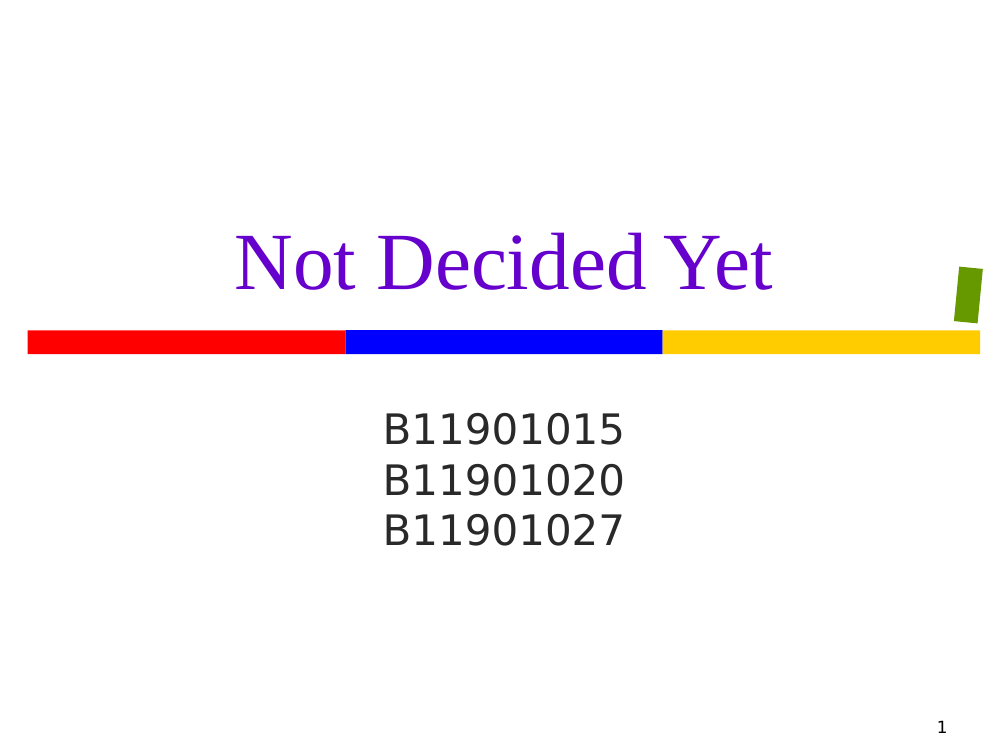
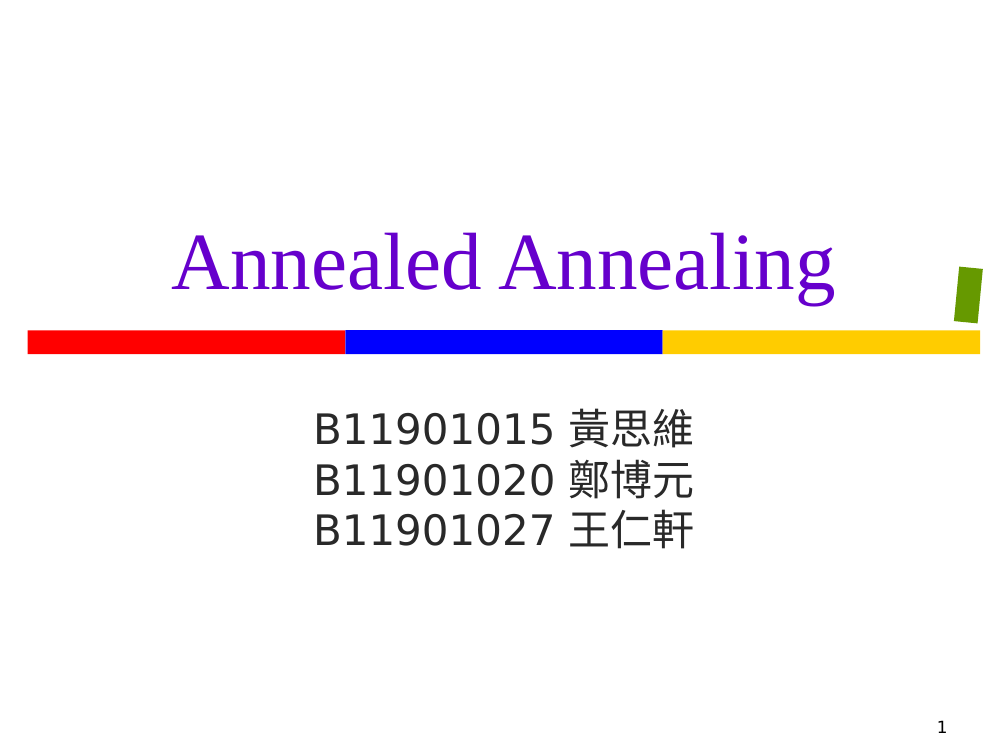
Before and after one commit to swear01/ICCAD_24_A, a slide deck: slide 1 of RolandJiang.pptx. Drawn at 1008x756 pixels with LibreOffice and Linux fonts; fonts in the diff are those of the drawing. Boxes give left, top, right and bottom in pixels: in the first picture for what was removed or moved away, otherwise in the second. Text is boxed around its words. In the diff, an @@ line names an element or a change of style, - is before the commit and + after.

```diff
--- a/RolandJiang.pptx
+++ b/RolandJiang.pptx
@@ title at (172, 232, 836, 304): text changed @@
-Not Decided Yet
+Annealed Annealing
@@ subtitle at (313, 408, 695, 549): text changed @@
-B11901015
-B11901020
-B11901027
+B11901015 黃思維
+B11901020 鄭博元
+B11901027 王仁軒
```
Also in this commit, not shown: 15 other files.
